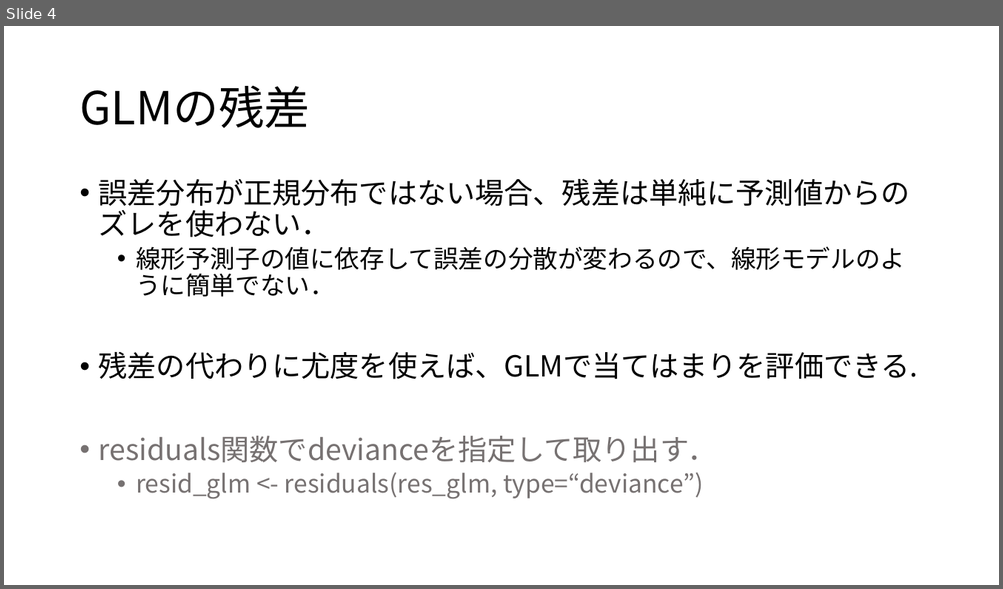
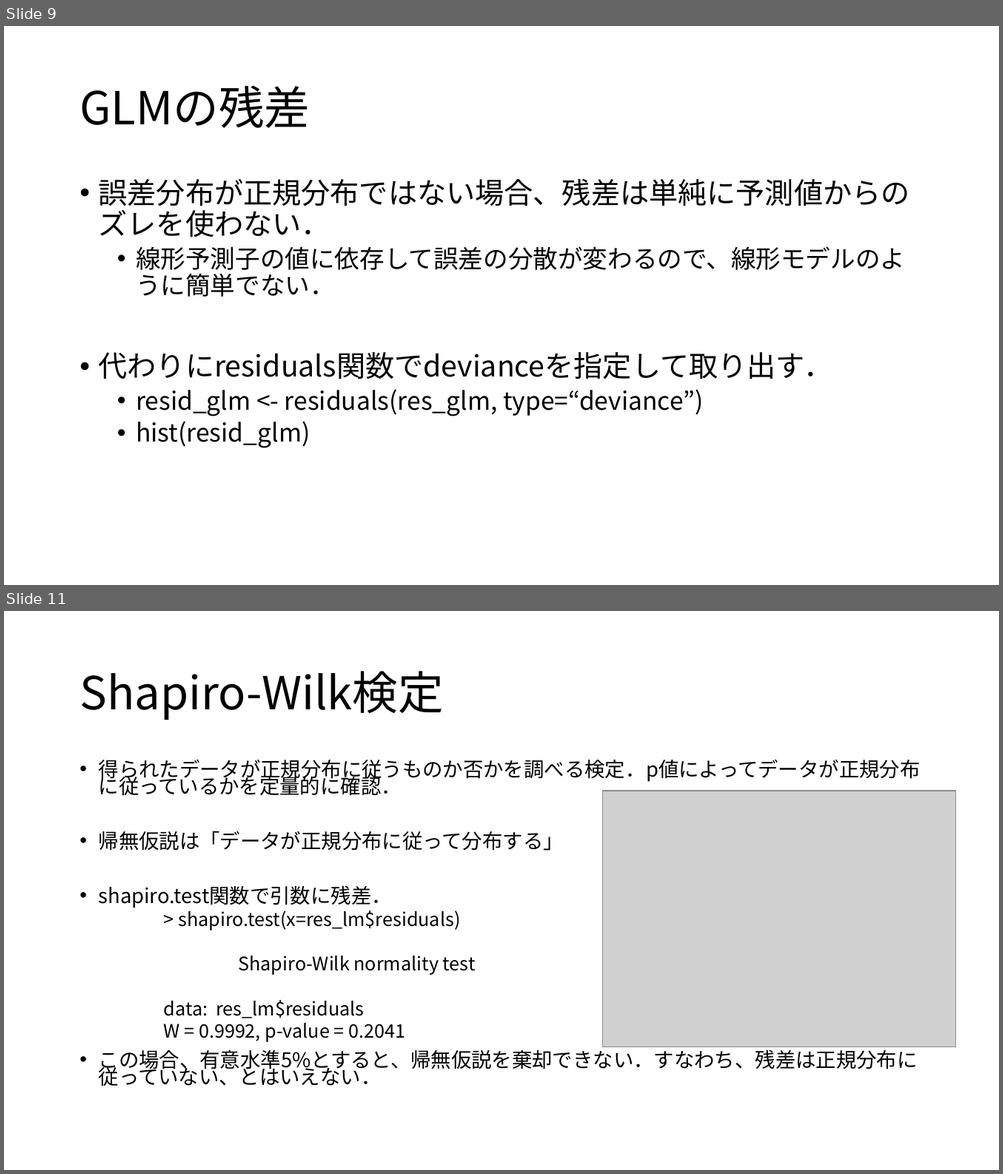
Before and after one commit to KoHMB/Shigen_kensyu_FRA, a slide deck: R/スライド/第25回.pptx. Shown one above the other, each under a label of ours: slide 4 before the commit, slides 9 and 11 after it; the slides between them are not shown. The pictures are 1003x589 and 1003x1174 pixels, drawn with LibreOffice and Linux fonts; fonts in the diff are those of the drawing; grey boxes stand for pictures. Boxes give left, top, right and bottom in pixels: in the first picture for what was removed or moved away, otherwise in the second. Text is boxed around its words. In the diff, an @@ line names an element or a change of style, - is before the commit and + after.

```diff
--- a/R/スライド/第25回.pptx
+++ b/R/スライド/第25回.pptx
@@ slide 11 added at <box>4,611,999,1170</box>, background #FFFFFF @@
@@ title added at <box>79,671,444,720</box>, 44 pt, text #000000 @@
+Shapiro-Wilk検定
@@ text added at <box>99,759,920,1087</box>, 19.6 pt, text #000000 @@
+• 得られたデータが正規分布に従うものか否かを調べる検定．p値によってデータが正規分布に従っているかを定量的に確認．
+• 帰無仮説は「データが正規分布に従って分布する」
+• shapiro.test関数で引数に残差．
+• この場合、有意水準5%とすると、帰無仮説を棄却できない．すなわち、残差は正規分布に従っていない、とはいえない．
@@ picture added at <box>603,791,956,1048</box> @@
@@ text added at <box>164,911,475,1042</box>, 18 pt, text #000000 @@
+> shapiro.test(x=res_lm$residuals)
+Shapiro-Wilk normality test
+data: res_lm$residuals
+W = 0.9992, p-value = 0.2041
@@ what was slide 4 is now slide 9 @@
@@ slide 9 changed as well @@
@@ text at <box>99,352,833,380</box>: text changed @@
-• 残差の代わりに尤度を使えば、GLMで当てはまりを評価できる.
-• residuals関数でdevianceを指定して取り出す．
+• 代わりにresiduals関数でdevianceを指定して取り出す．
@@ text at <box>136,389,703,417</box>: text colour #767171 to #000000 in "resid_glm <- residuals(res_glm, type=“deviance”)" @@
@@ text at <box>136,421,310,449</box>: paragraph added @@
+  • hist(resid_glm)
```
Also in this commit, not shown: 3 other slides changed, 6 other slides added, 4 slides removed, 12 other files.
